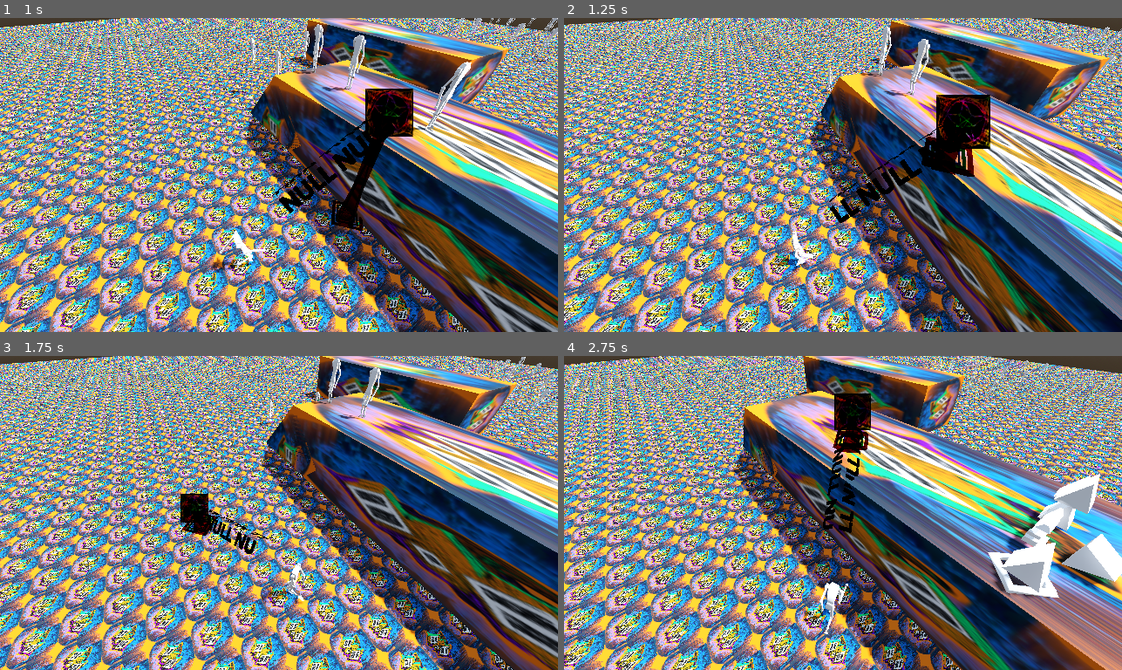
Above: before the commit, frames 1-4 (two rows, left to right).
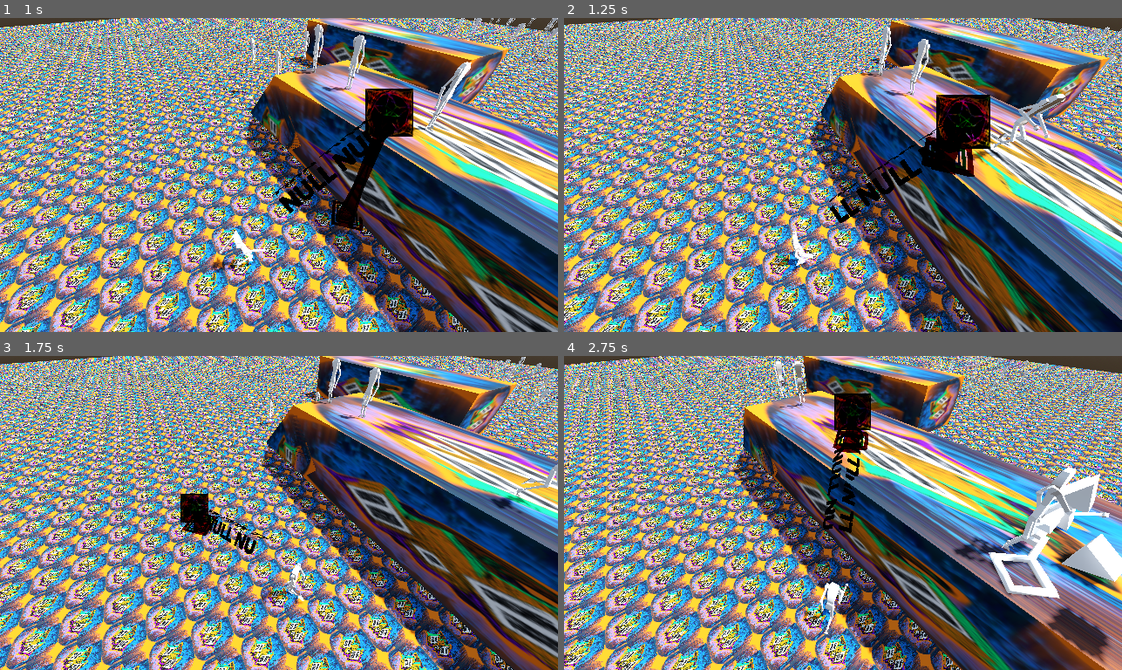
Above: after the commit, the same moments.

Repository: officialErnests/mut-4rr-
Game: Godot game, scene res://Scenes/test.tscn
The game is run twice, just before and just after one commit, with the same random seed, the same clock (stepped at 60 frames per second) and the same inputs.
Inputs (mouse positions are in pixels of both pictures, inside the frame that each line leads up to):
- Up to frame 1 (1 s): tap Enter at 0.5 s; move the mouse to (401, 159) at 0.52 s; hold D (right) from 0.53 s (still down); tap Q (rot_cam_left) at 0.6 s
- Up to frame 2 (1.25 s): keep holding D (right)
- Up to frame 3 (1.75 s): move the mouse to (167, 528) at 1.27 s; release D (right) at 1.28 s; hold S (backward) from 1.28 s (still down); tap E (rot_cam_right) at 1.35 s
- Up to frame 4 (2.75 s): move the mouse to (898, 443) at 2.02 s; release S (backward) at 2.03 s; hold D (right) from 2.03 s (still down); hold Shift (sprint) from 2.03 s (still down)

Frame 1 is identical in both runs. In frame 2, 0.7% of the frame differs, in the area x 72-90%, y 24-47%; in frame 3, 0.3%; in frame 4, 3.4%, in the area x 37-98%, y 1-99%.

Commit message:
v0.3 npcs are semi done :DD - as for now i just need to create more items and more ideas in their midles brains XD

Diff:
--- a/Scenes/npc.tscn
+++ b/Scenes/npc.tscn
@@ -19,7 +19,7 @@
 radius = 4.0
 
 [sub_resource type="BoxShape3D" id="BoxShape3D_xxsvc"]
-size = Vector3(2, 2, 2)
+size = Vector3(2, 2, 1)
 
 [node name="NPC" type="RigidBody3D" node_paths=PackedStringArray("interaction_hitbox", "vision_hitbox", "navigator", "item_manager", "eye_center") groups=["npc"]]
 collision_layer = 2
@@ -59,18 +59,18 @@
 movement_manager = NodePath("../Navigator")
 pickup_orgin = NodePath("../PickUp_pos")
 
+[node name="Ground_snap" type="RayCast3D" parent="."]
+transform = Transform3D(1, 0, 0, 0, 1, 0, 0, 0, 1, 0, 0.5, -0.20000002)
+target_position = Vector3(0, -0.5, 0)
+collision_mask = 16
+
 [node name="Navigator" type="Node" parent="." node_paths=PackedStringArray("naviagtion_agent", "rigid_body", "body", "clamper")]
 script = ExtResource("3_g6unj")
 naviagtion_agent = NodePath("../NavigationAgent3D")
 rigid_body = NodePath("..")
 body = NodePath("../Body")
-clamper = NodePath("Ground_snap")
+clamper = NodePath("../Ground_snap")
 enabled = true
-
-[node name="Ground_snap" type="RayCast3D" parent="Navigator"]
-transform = Transform3D(1, 0, 0, 0, 1, 0, 0, 0, 1, 0, 0.5, -0.10000001)
-target_position = Vector3(0, -0.5, 0)
-collision_mask = 16
 
 [node name="CollisionShape3D" type="CollisionShape3D" parent="."]
 transform = Transform3D(-1, 0, 8.742278e-08, 0, 1, 0, -8.742278e-08, 0, -1, 0, 0.99641114, 0)
@@ -99,7 +99,7 @@
 collision_mask = 7
 
 [node name="CollisionShape3D" type="CollisionShape3D" parent="InteractionHitbox"]
-transform = Transform3D(1, 0, 0, 0, 1, 0, 0, 0, 1, 0, 1, -1)
+transform = Transform3D(1, 0, 0, 0, 1, 0, 0, 0, 1, 0, 1, -0.5)
 shape = SubResource("BoxShape3D_xxsvc")
 
 [node name="ItemHolder" type="Node3D" parent="."]
--- a/Scripts/npc/npc_navigation.gd
+++ b/Scripts/npc/npc_navigation.gd
@@ -24,7 +24,6 @@
 			rigid_body.linear_velocity.z = normal.z * (2 if running else 1) * item_mul
 			if clamper.is_colliding():
 				var temp_y = clamper.get_collision_point().y
-				print(temp_y)
 				rigid_body.global_position.y = temp_y
 			if (running):
 				body.updateAnimation(body.AnimationStates.RUN)
